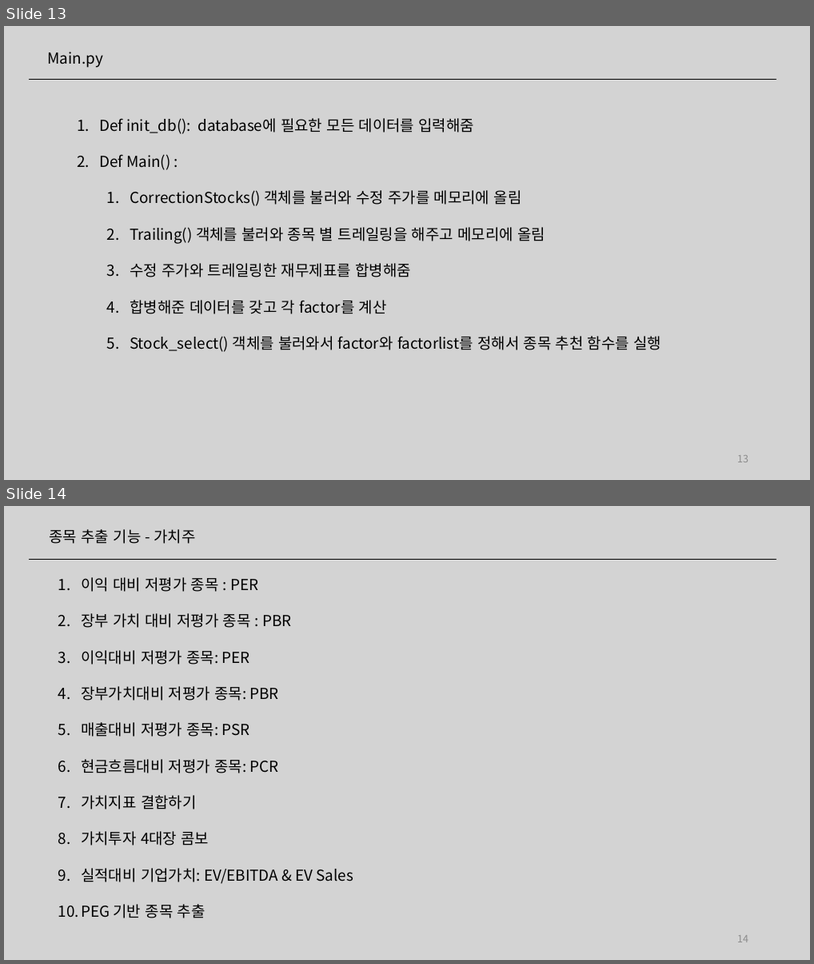
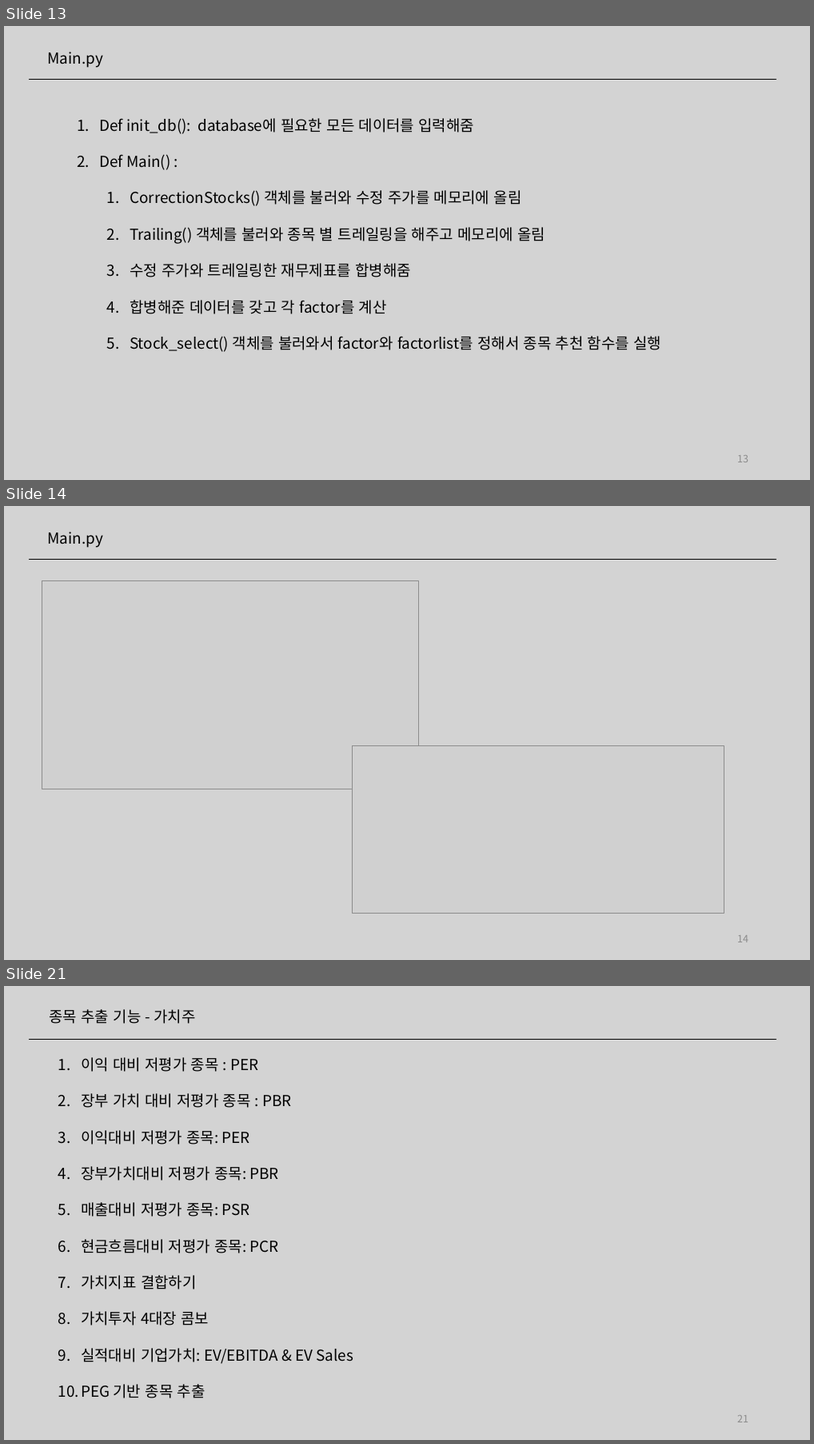
Before and after one commit to ddiyoung/find_value_stocks, a slide deck: 20011656_우지훈.pptx. Shown one above the other, each under a label of ours: slides 13 and 14 before the commit, slides 13, 14 and 21 after it; the slides between them are not shown. The pictures are 814x964 and 814x1444 pixels, drawn with LibreOffice and Linux fonts; fonts in the diff are those of the drawing; grey boxes stand for pictures. Boxes give left, top, right and bottom in pixels: in the first picture for what was removed or moved away, otherwise in the second. Text is boxed around its words. In the diff, an @@ line names an element or a change of style, - is before the commit and + after.

```diff
--- a/20011656_우지훈.pptx
+++ b/20011656_우지훈.pptx
@@ slide 14 added at [4,506,810,960], background #D3D3D3 @@
@@ text added at [48,532,103,548], 18 pt, text #000000 @@
+Main.py
@@ line added from (30, 560) to (777, 560), #000000 0.5 pt @@
@@ picture added at [42,580,418,789] @@
@@ picture added at [352,745,725,912] @@
@@ page number added at [738,935,749,942], 12 pt, text #8C8C8C @@
+14
@@ what was slide 14 is now slide 21 @@
@@ page number at [738,1415,749,1422]: text changed @@
-14
+21
```
Also in this commit, not shown: 6 other slides added.
